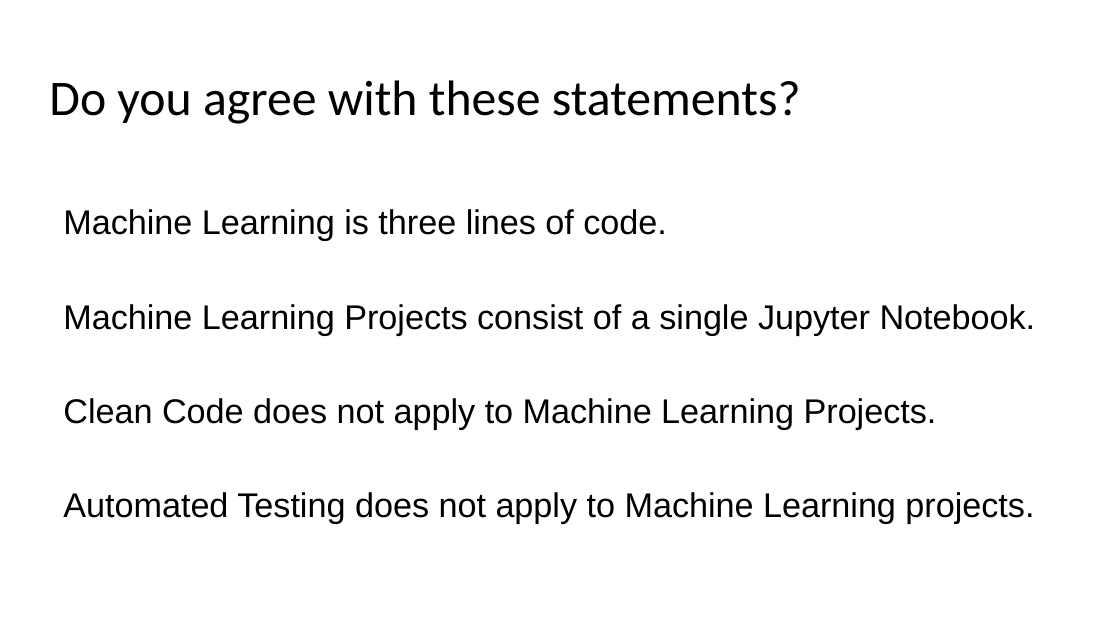
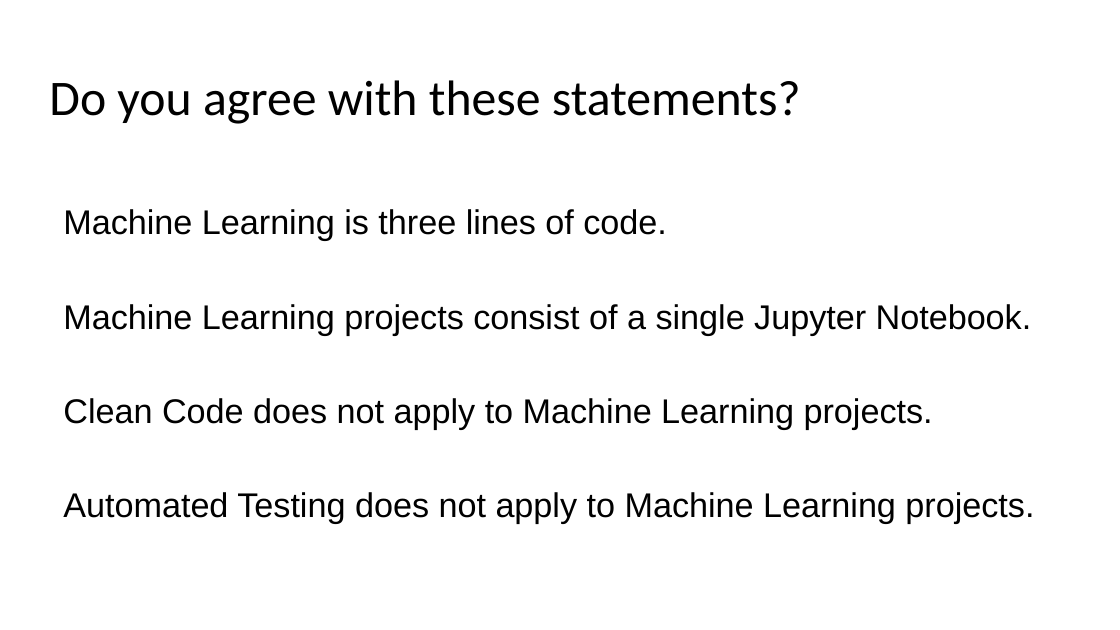
Before and after one commit to frank-trollmann/machine-learning_example-project, a slide deck: slide 2 of documentation/Session 1.pptx. Drawn at 1120x630 pixels with LibreOffice and Linux fonts; fonts in the diff are those of the drawing. Boxes give left, top, right and bottom in pixels: in the first picture for what was removed or moved away, otherwise in the second. Text is boxed around its words. In the diff, an @@ line names an element or a change of style, - is before the commit and + after.

```diff
--- a/documentation/Session 1.pptx
+++ b/documentation/Session 1.pptx
@@ text at (63,304,1032,429): text changed @@
-Machine Learning Projects consist of a single Jupyter Notebook.
-Clean Code does not apply to Machine Learning Projects.
+Machine Learning projects consist of a single Jupyter Notebook.
+Clean Code does not apply to Machine Learning projects.
```
Also in this commit, not shown: 14 other slides changed, 1 slide added, 1 other file.
